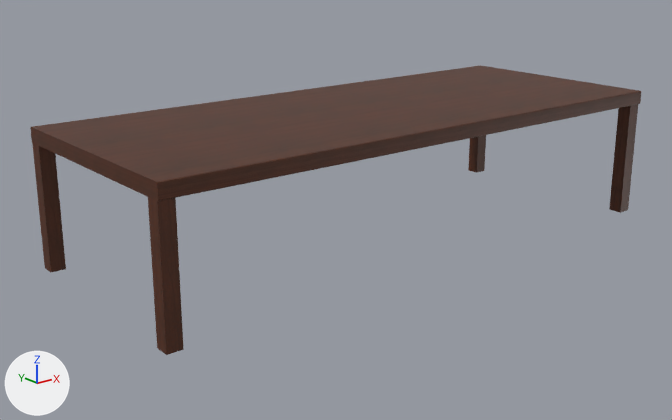
The FBX model College_Project/Assets/Assets/Sci-FI/Table.fbx, before and after one commit.
Camera for both pictures: a 50 mm camera at (-4.06, -4.76, 2.15) aimed at (-0.2, 0.06, 0.22). Arrows for +X, +Y and +Z are at lower left; the lights stay in place. Where no turn or scale is listed for an object, it has been applied to the vertices.

In view in the first picture: 'pasted__polySurface1', 'pasted__polySurface2', 'pasted__polySurface3', 'pasted__polySurface4', 'pasted__polySurface5'.
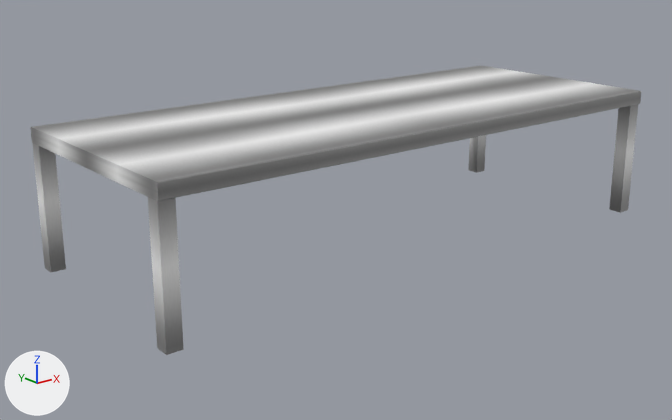
Diff of the bpy script that builds the scene:
```diff
--- a/College_Project/Assets/Assets/Sci-FI/Table.fbx.py
+++ b/College_Project/Assets/Assets/Sci-FI/Table.fbx.py
@@ img_texture_labtable_png @@
+img_texture_labtable_png = load_image('texture_labtable.png', '../../Models_Maya_Proyect/sourceimages/sci-fi/texture_labtable.png', 4096, 4096, 'sRGB')
@@ mat_lambert4 @@
+mat_lambert4 = principled_material('lambert4')
+mat_lambert4.texture = img_texture_labtable_png
@@ me_mesh_002 @@
 me_mesh_002.from_pydata(...)  # 8 vertices, 6 faces; spans x -2.008..-1.908, y 0.7..0.8, z 0.002..0.83
-me_mesh_002.materials.append(mat_pasted__lambert2)  # picture img_texture_wood_3_png
+me_mesh_002.materials.append(mat_lambert4)  # picture img_texture_labtable_png
@@ me_mesh_003 @@
 me_mesh_003.from_pydata(...)  # 8 vertices, 6 faces; spans x 1.908..2.008, y 0.7..0.8, z 0.002..0.83
-me_mesh_003.materials.append(mat_pasted__lambert2)  # picture img_texture_wood_3_png
+me_mesh_003.materials.append(mat_lambert4)  # picture img_texture_labtable_png
@@ me_mesh_004 @@
 me_mesh_004.from_pydata(...)  # 8 vertices, 6 faces; spans x 1.897..1.997, y -0.8..-0.7, z 0.002..0.83
-me_mesh_004.materials.append(mat_pasted__lambert2)  # picture img_texture_wood_3_png
+me_mesh_004.materials.append(mat_lambert4)  # picture img_texture_labtable_png
@@ me_mesh_001 @@
 me_mesh_001.from_pydata(...)  # 8 vertices, 6 faces; spans x -2.008..-1.908, y -0.8..-0.7, z 0.002..0.83
-me_mesh_001.materials.append(mat_pasted__lambert2)  # picture img_texture_wood_3_png
+me_mesh_001.materials.append(mat_lambert4)  # picture img_texture_labtable_png
@@ me_mesh @@
 me_mesh.from_pydata(...)  # 56 vertices, 62 faces; spans x -2.01..2.01, y -0.81..0.81, z 0.83..0.93
 # used by ob_pasted__polysurface1; location = (0.0, 0.0, 0.0)
-me_mesh.materials.append(mat_pasted__lambert2)  # picture img_texture_wood_3_png
+# me_mesh part 1: texture (UV) coordinates of 62 of 62 faces, centred in x -2.01..2.01, y -0.81..0.81, z 0.83..0.93, changed; they spanned u -0.55..1.55, v -5.52..6.52 and now span u 0.0..0.99, v -0.04..1.04
+me_mesh.materials.append(mat_lambert4)  # picture img_texture_labtable_png
```

Changed parts and their boxes [x1, y1, x2, y2] in the pictures (672 x 420 px):
'pasted__polySurface1', recoloured, surface changed (brown to grey): [30, 65, 641, 201] in both
'pasted__polySurface2', recoloured (brown to grey): [148, 197, 184, 355] in both
'pasted__polySurface3', recoloured (brown to grey): [32, 143, 66, 272] in both
'pasted__polySurface5', recoloured (brown to grey): [609, 104, 638, 213] in both
'pasted__polySurface4', recoloured (brown to grey): [468, 135, 486, 173] in both
